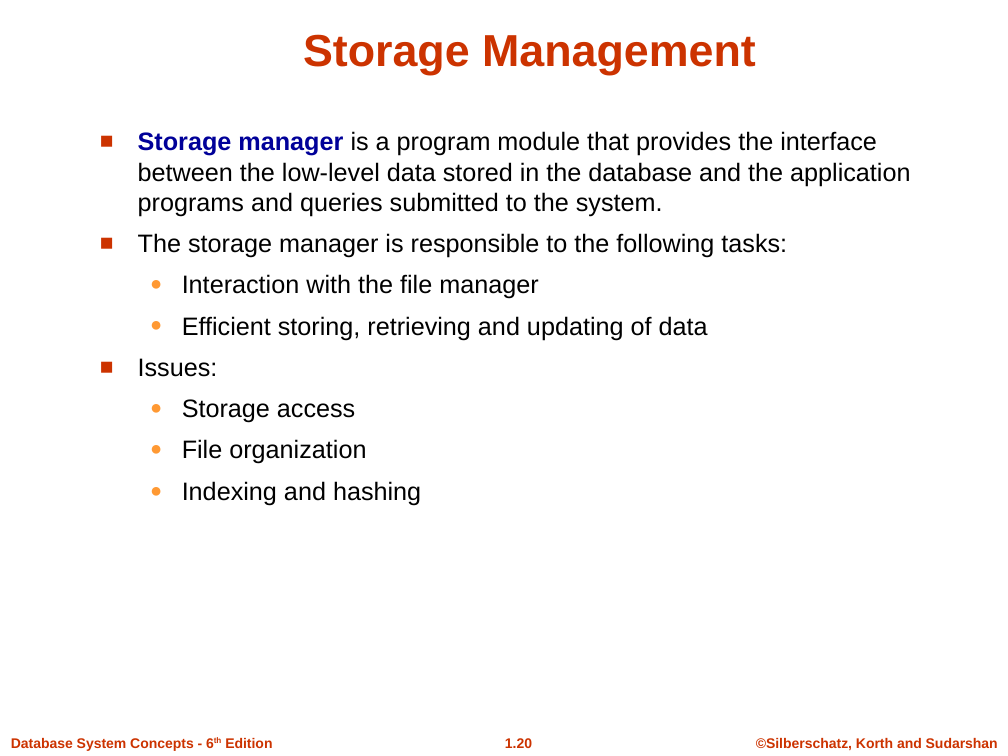
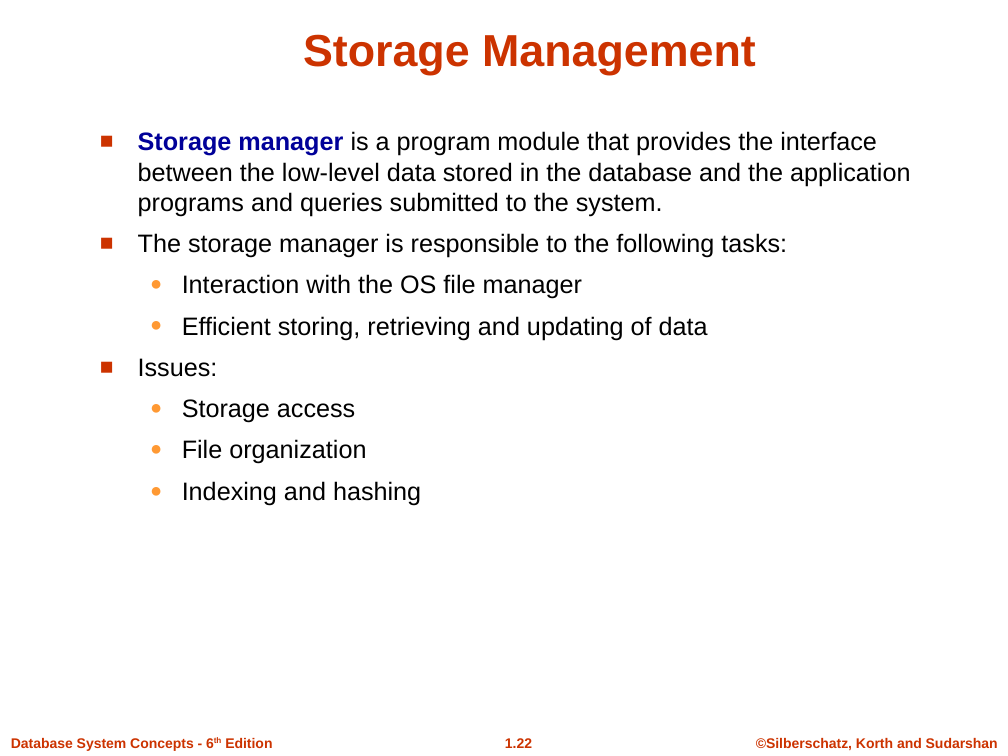
Before and after one commit to Sumonta056/SUST-Autorickshaw-Management-System, a slide deck: slide 22 of Theory/Learning Theory Of Databases/Slides/ch1.ppt (slide 20 before the commit). Drawn at 1008x756 pixels with LibreOffice and Linux fonts; fonts in the diff are those of the drawing; background and template pictures are left out. Boxes give left, top, right and bottom in pixels: in the first picture for what was removed or moved away, otherwise in the second. Text is boxed around its words. In the diff, an @@ line names an element or a change of style, - is before the commit and + after.

```diff
--- a/Theory/Learning Theory Of Databases/Slides/ch1.ppt
+++ b/Theory/Learning Theory Of Databases/Slides/ch1.ppt
@@ text at (x1=182, y1=274, x2=582, y2=299): text changed @@
-  ● Interaction with the file manager
+  ● Interaction with the OS file manager
@@ page number at (x1=505, y1=738, x2=532, y2=748): text changed @@
-1.20
+1.22
```
Also in this commit, not shown: 17 other slides changed, 4 slides added, 5 slides removed, 11 other files.
